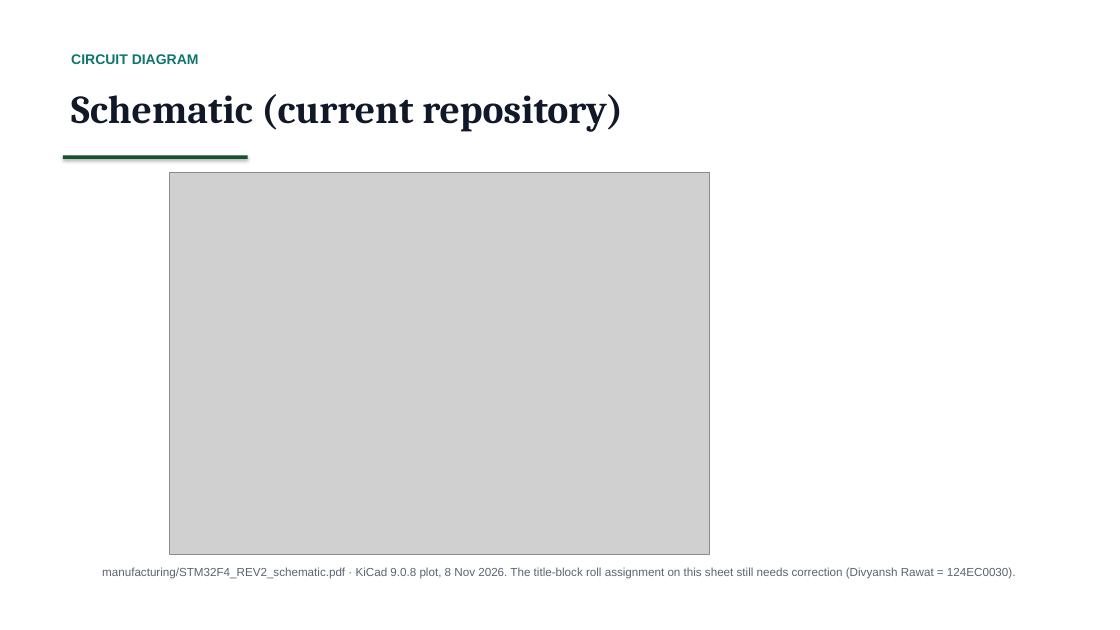
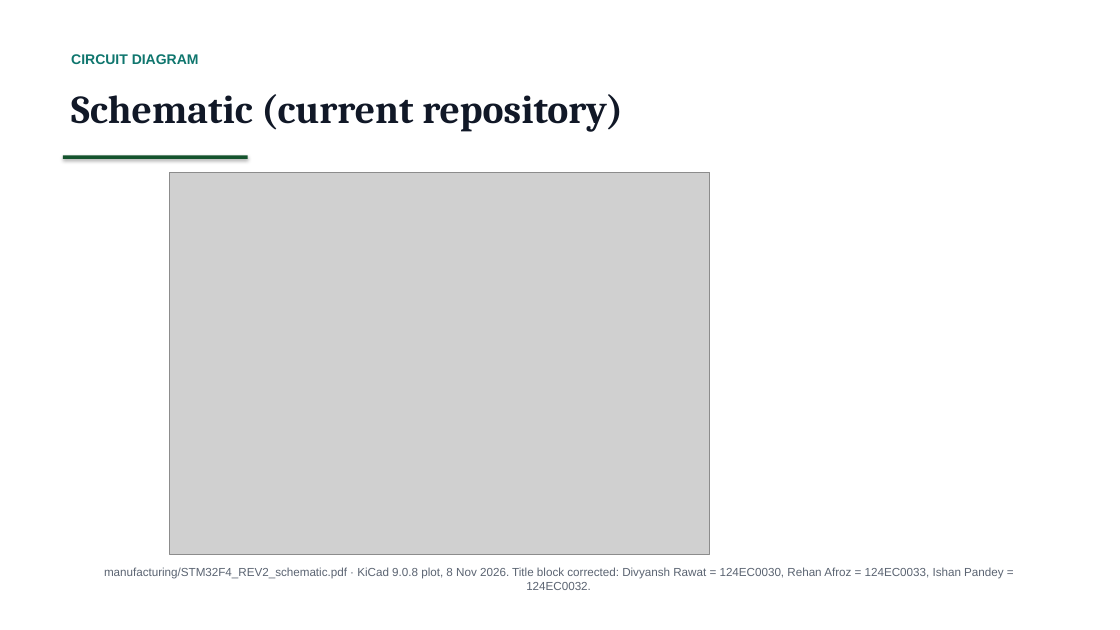
Before and after one commit to DsThakurRawat/PCB-AND-CHIP-DESIGN-WITH-AIML, a slide deck: slide 5 of EMP_PROJECT/STM32F4 4-Layer Development Board/EMP_STM32F4_4Layer_Presentation.pptx. Drawn at 1120x630 pixels with LibreOffice and Linux fonts; fonts in the diff are those of the drawing; grey boxes stand for pictures. Boxes give left, top, right and bottom in pixels: in the first picture for what was removed or moved away, otherwise in the second. Text is boxed around its words. In the diff, an @@ line names an element or a change of style, - is before the commit and + after.

Commit message:
fix(emp_project): correct Rehan/Ishan roll-number mapping (Rehan 124EC0033, Ishan 124EC0032)

```diff
--- a/EMP_PROJECT/STM32F4 4-Layer Development Board/EMP_STM32F4_4Layer_Presentation.pptx
+++ b/EMP_PROJECT/STM32F4 4-Layer Development Board/EMP_STM32F4_4Layer_Presentation.pptx
@@ text at bbox=[104, 567, 1003, 590]: text changed @@
-manufacturing/STM32F4_REV2_schematic.pdf · KiCad 9.0.8 plot, 8 Nov 2026. The title-block roll assignment on this sheet still needs correction (Divyansh Rawat = 124EC0030).
+manufacturing/STM32F4_REV2_schematic.pdf · KiCad 9.0.8 plot, 8 Nov 2026. Title block corrected: Divyansh Rawat = 124EC0030, Rehan Afroz = 124EC0033, Ishan Pandey = 124EC0032.
```
Also in this commit, not shown: 2 other slides changed, 12 other files.
